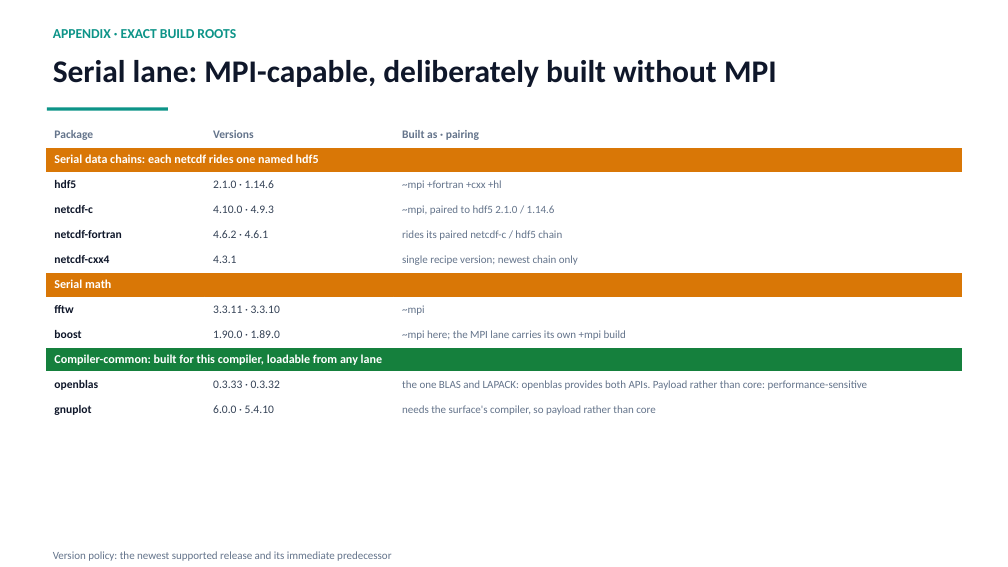
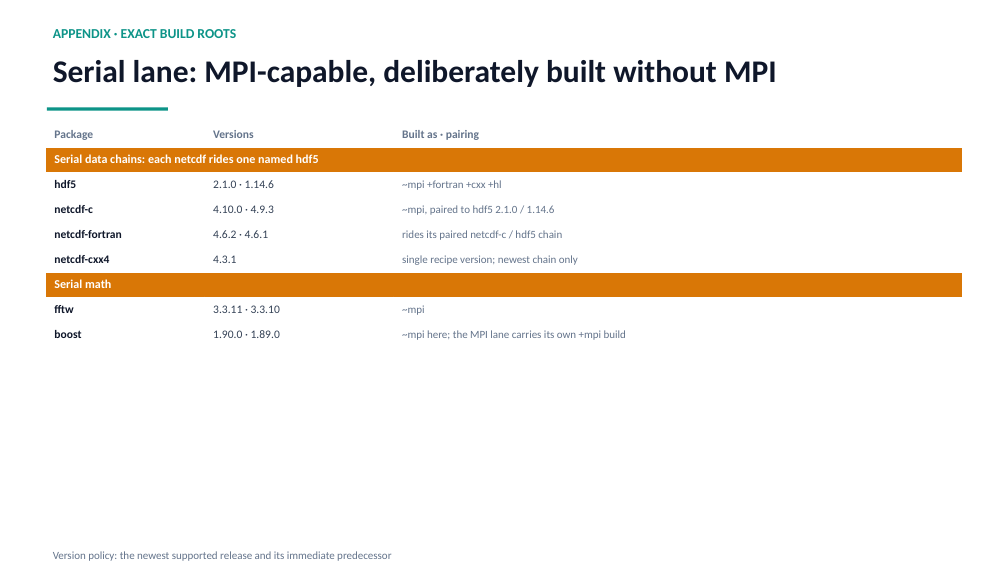
Before and after one commit to ray12514/stack-planning, a slide deck: slide 13 of presentations/cse_lanes_model.pptx. Drawn at 1008x567 pixels with LibreOffice and Linux fonts; fonts in the diff are those of the drawing. Boxes give left, top, right and bottom in pixels: in the first picture for what was removed or moved away, otherwise in the second. Text is boxed around its words. In the diff, an @@ line names an element or a change of style, - is before the commit and + after.

```diff
--- a/presentations/cse_lanes_model.pptx
+++ b/presentations/cse_lanes_model.pptx
@@ table at bbox=[45, 123, 963, 347] @@
-row 10: Compiler-common: built for this compiler, loadable from any lane |  | 
-row 11: openblas | 0.3.33 · 0.3.32 | the one BLAS and LAPACK: openblas provides both APIs. Payload rather than core: performance-sensitive
-row 12: gnuplot | 6.0.0 · 5.4.10 | needs the surface's compiler, so payload rather than core
```
Also in this commit, not shown: 4 other slides changed, 5 other files.
